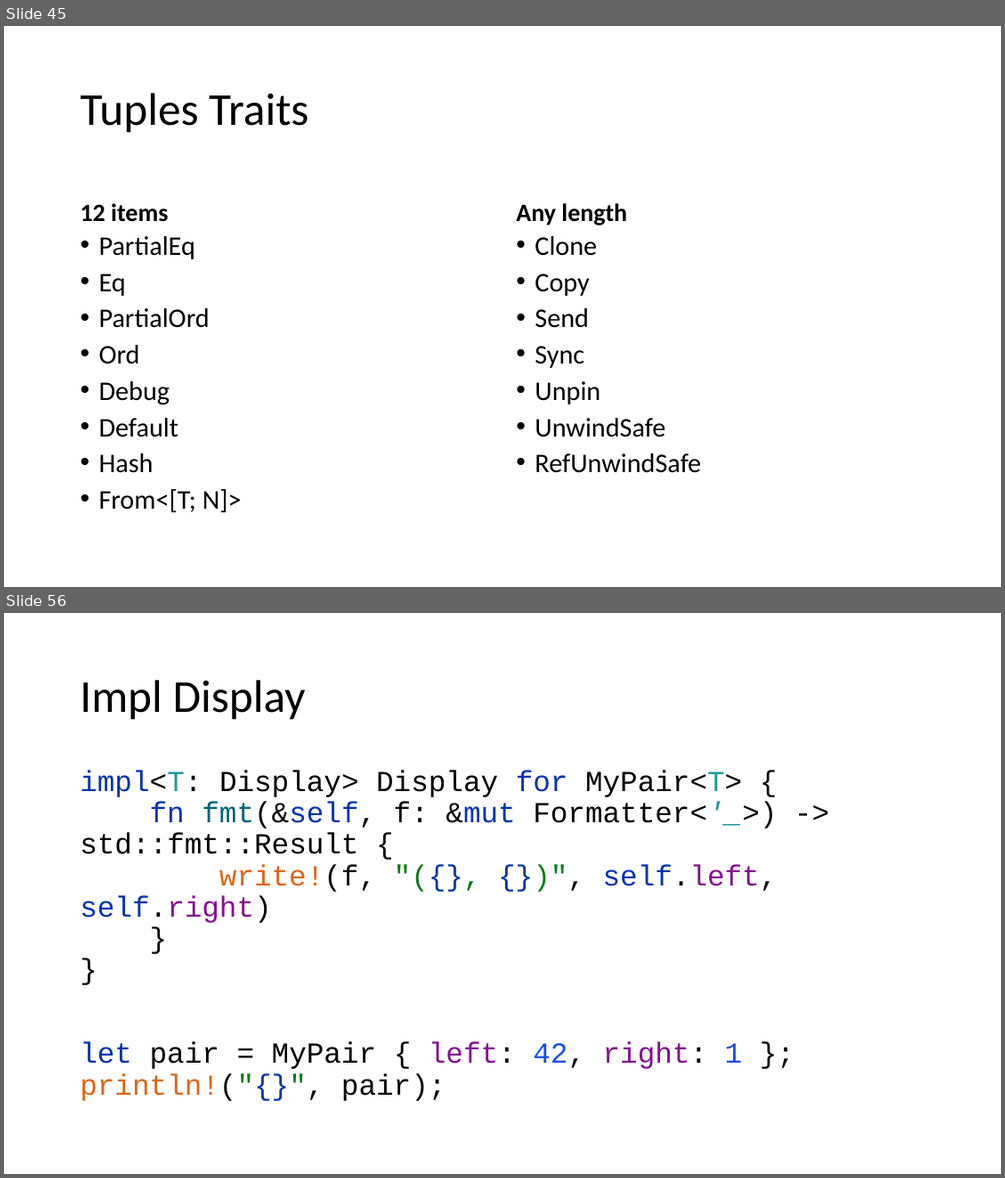
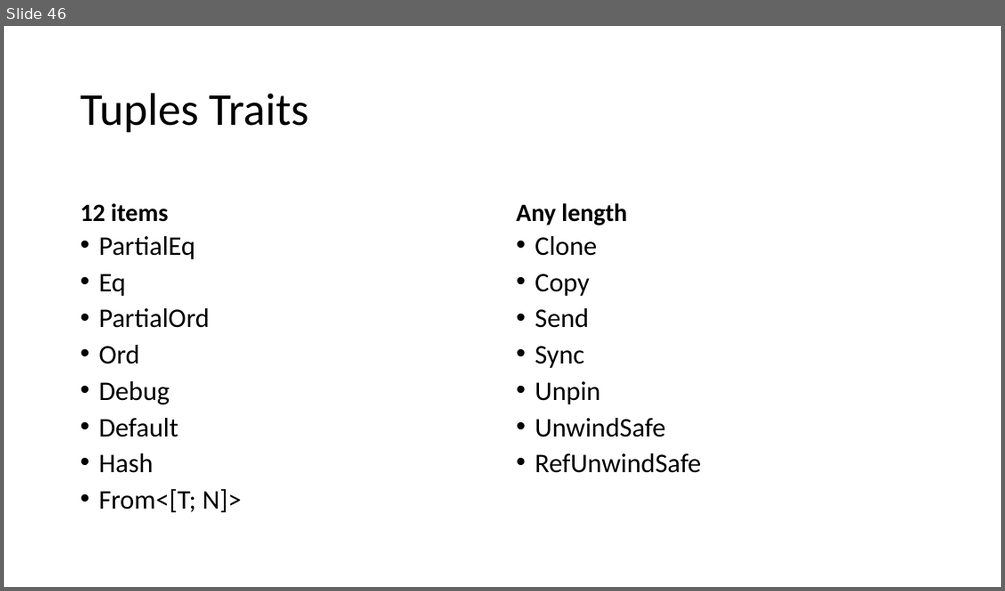
Before and after one commit to kugushev/course-rust-basics, a slide deck: pres/02-BuildingBlocks.pptx. Shown one above the other, each under a label of ours: slides 45 and 56 before the commit, slide 46 after it; the slides between them are not shown. The pictures are 1005x1178 and 1005x591 pixels, drawn with LibreOffice and Linux fonts; fonts in the diff are those of the drawing. Boxes give left, top, right and bottom in pixels: in the first picture for what was removed or moved away, otherwise in the second. Text is boxed around its words. In the diff, an @@ line names an element or a change of style, - is before the commit and + after.

```diff
--- a/pres/02-BuildingBlocks.pptx
+++ b/pres/02-BuildingBlocks.pptx
@@ slide 56 removed at <box>4,613,1001,1174</box>, background #FFFFFF @@
@@ title removed at <box>80,680,306,720</box> @@
-Impl Display
@@ text removed at <box>80,770,777,1101</box> @@
-impl<T: Display> Display for MyPair<T> {
-fn fmt(&self, f: &mut Formatter<'_>) -> std::fmt::Result {
-write!(f, "({}, {})", self.left, self.right)
-}
-}
-let pair = MyPair { left: 42, right: 1 };
-println!("{}", pair);
@@ what was slide 45 is now slide 46 @@
```
Also in this commit, not shown: 2 slides changed, 1 slide added, 25 other slides removed, 1 other file.
